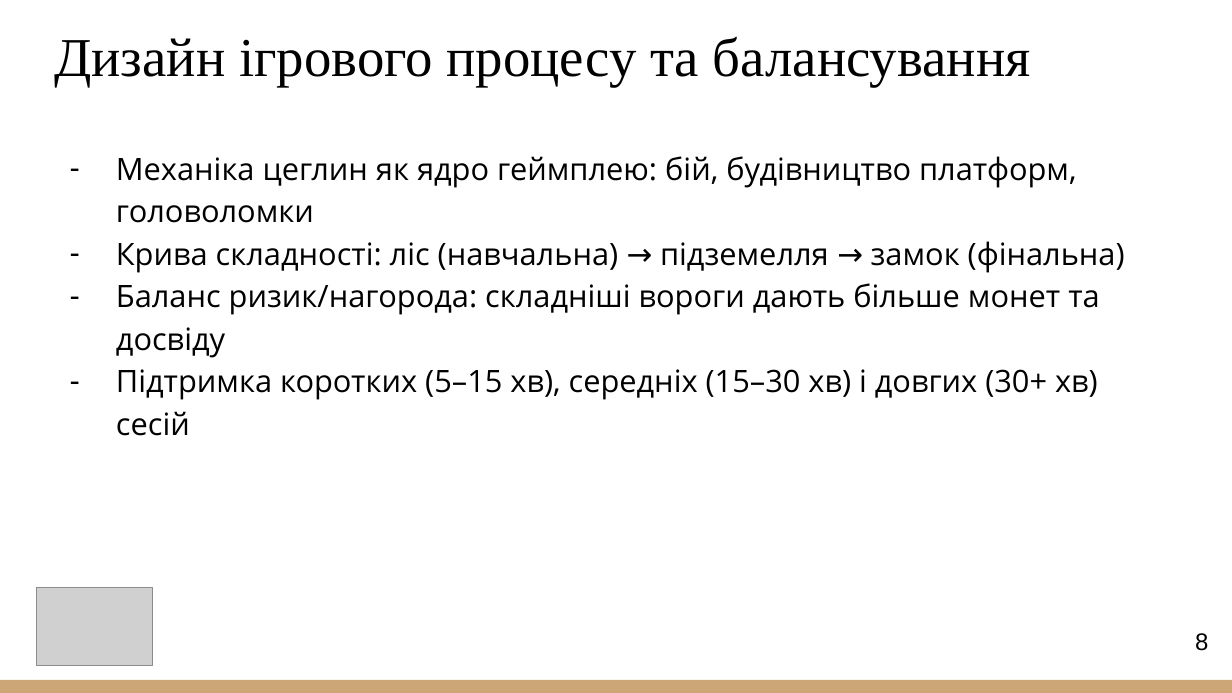
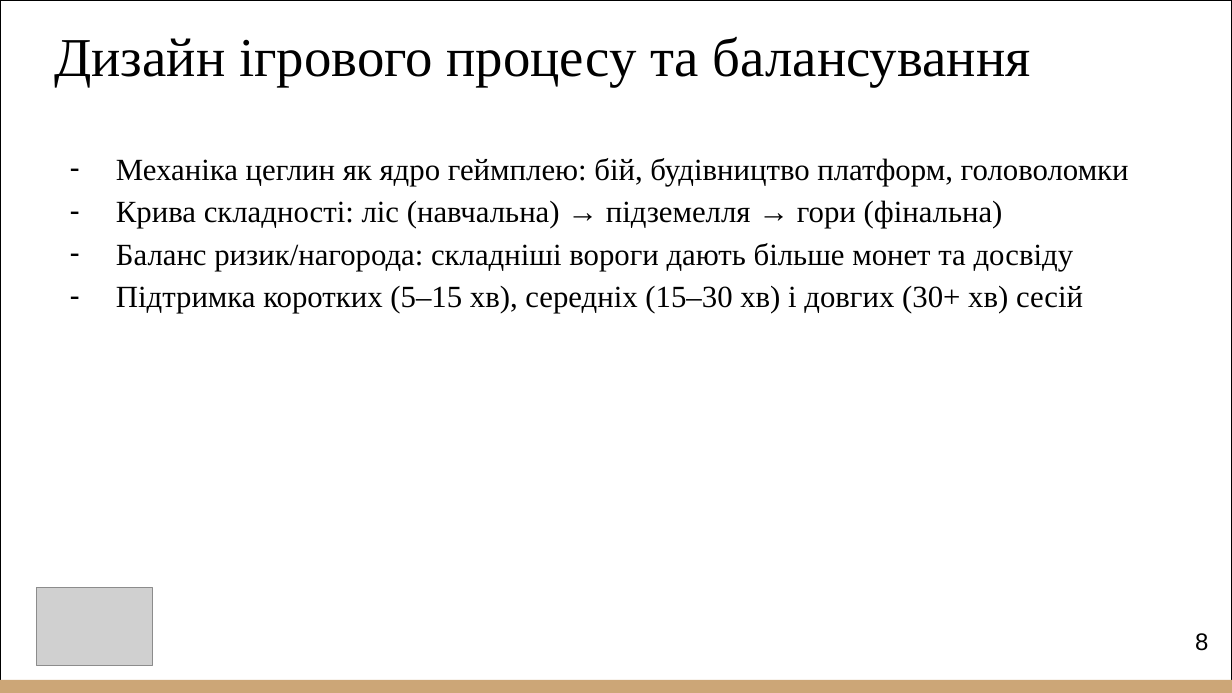
Before and after one commit to NureHertsevViacheslav/2026_B_PI_PZPI-22-4_Hertsev_V_A, a slide deck: slide 8 of 2026_Б_ПІ_ПЗПІ-22-4_Герцев_В_А.pptx. Drawn at 1232x693 pixels with LibreOffice and Linux fonts; fonts in the diff are those of the drawing; grey boxes stand for pictures. Boxes give left, top, right and bottom in pixels: in the first picture for what was removed or moved away, otherwise in the second. Text is boxed around its words. In the diff, an @@ line names an element or a change of style, - is before the commit and + after.

```diff
--- a/2026_Б_ПІ_ПЗПІ-22-4_Герцев_В_А.pptx
+++ b/2026_Б_ПІ_ПЗПІ-22-4_Герцев_В_А.pptx
@@ rectangle added at (x1=0, y1=0, x2=1232, y2=692), outline #000000 1 pt @@
@@ text at (x1=116, y1=158, x2=1129, y2=313): font Open Sans to Times New Roman in "Механіка цеглин як ядро геймплею: бій, будівництво ...", "Баланс ризик/нагорода: складніші вороги дають більше монет ...", "Підтримка коротких (5–15 хв), середніх (15–30 хв) ..." @@
@@ text at (x1=116, y1=200, x2=1003, y2=229): text changed; font Open Sans to Times New Roman @@
-– Крива складності: ліс (навчальна) → підземелля → замок (фінальна)
+– Крива складності: ліс (навчальна) → підземелля → гори (фінальна)
```
Also in this commit, not shown: 11 other slides changed, 1 other file.
